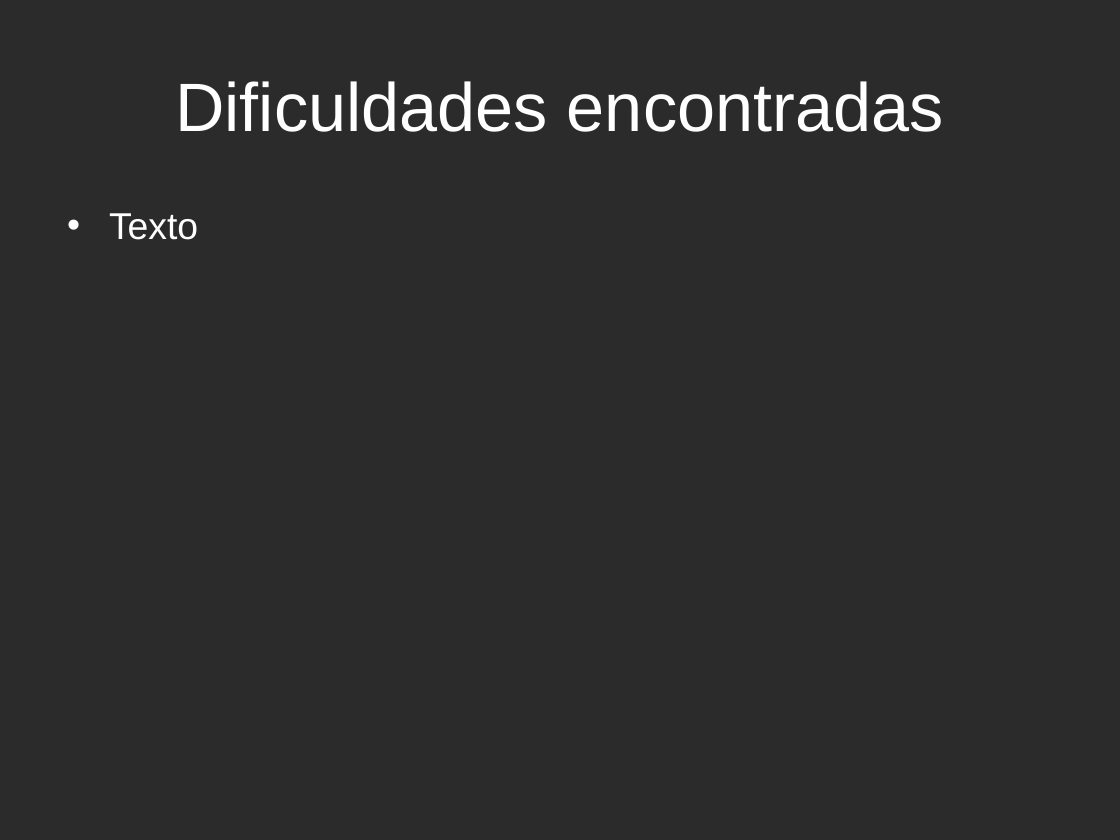
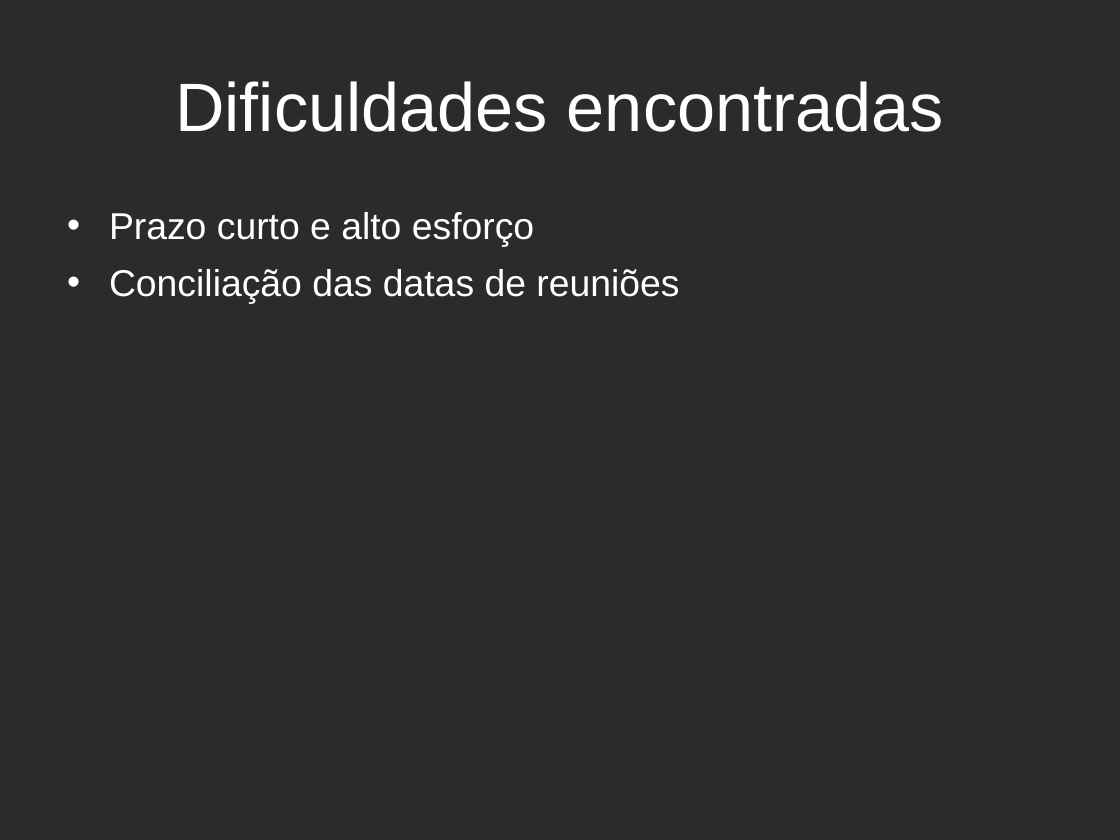
Before and after one commit to estevaosaleme/fooddeliveryweb, a slide deck: slide 10 of Documentacao/Outros Documentos/Apresentação FoodDeliveryWeb.odp. Drawn at 1120x840 pixels with LibreOffice and Linux fonts; fonts in the diff are those of the drawing; background and template pictures are left out; a plain dark background stands for a picture behind light text. Boxes give left, top, right and bottom in pixels: in the first picture for what was removed or moved away, otherwise in the second. Text is boxed around its words. In the diff, an @@ line names an element or a change of style, - is before the commit and + after.

```diff
--- a/Documentacao/Outros Documentos/Apresentação FoodDeliveryWeb.odp
+++ b/Documentacao/Outros Documentos/Apresentação FoodDeliveryWeb.odp
@@ text at box(109, 212, 679, 304): text changed @@
-• Texto
+• Prazo curto e alto esforço
+• Conciliação das datas de reuniões
```
Also in this commit, not shown: 3 other slides changed, 2 slides added, 2 slides removed.
